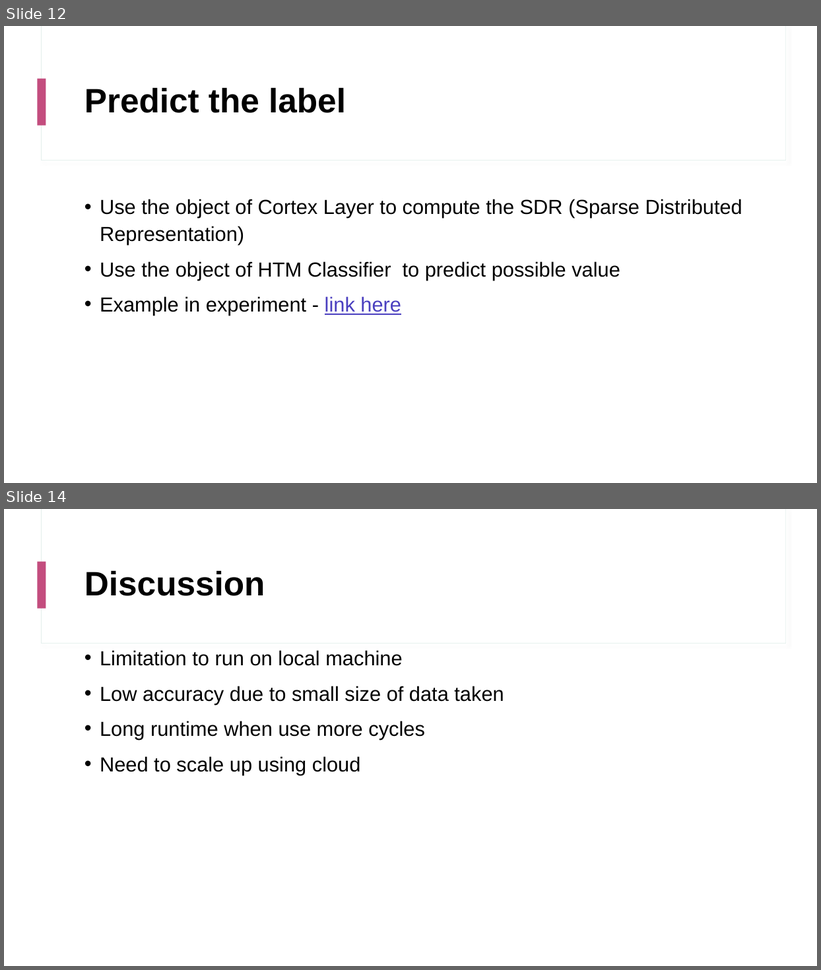
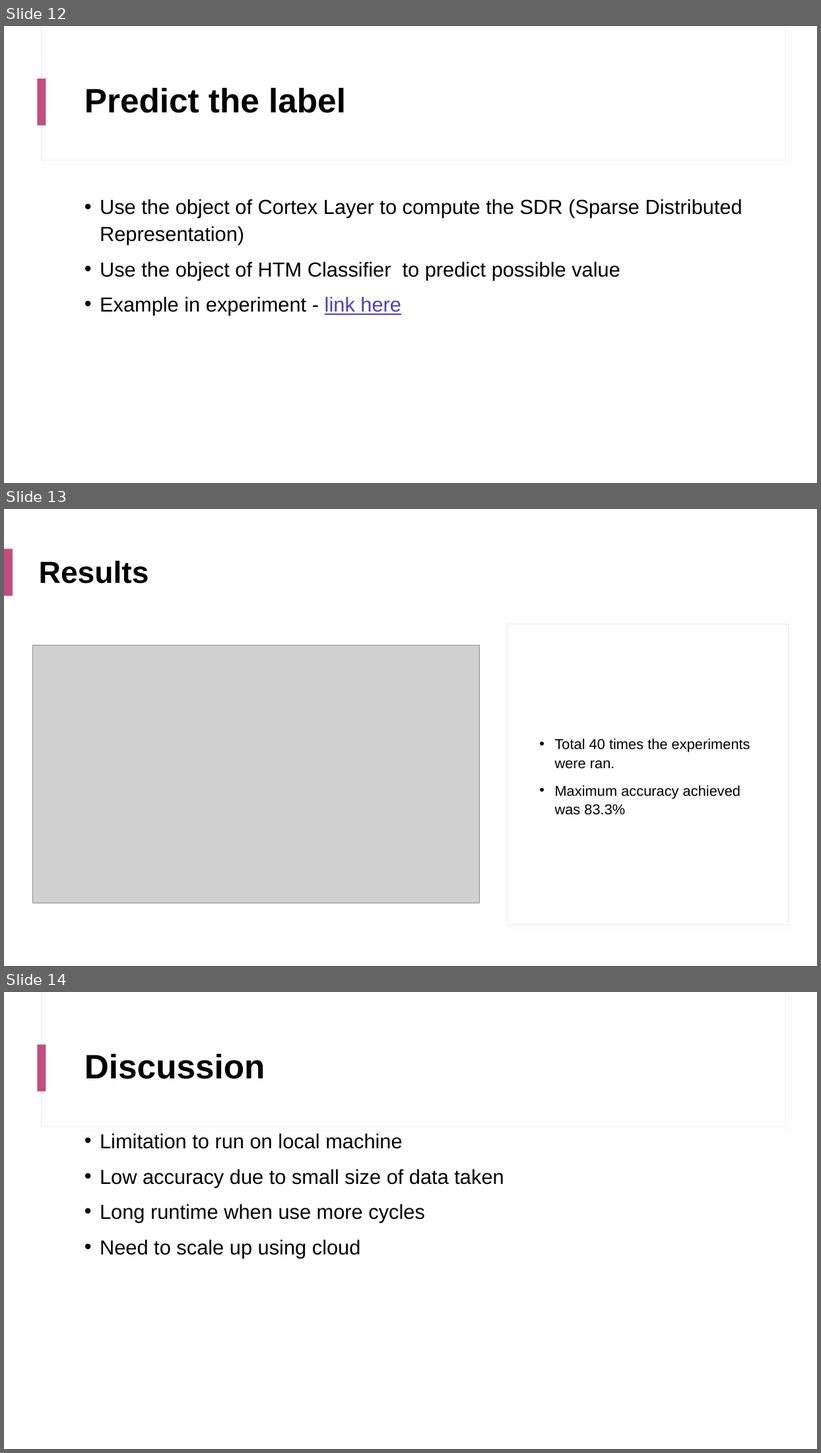
Before and after one commit to i-am-mandar/neocortexapi, a slide deck: source/MySEProject/Documentation/Project Presentation.pptx. Shown one above the other, each under a label of ours: slides 12 and 14 before the commit, slides 12, 13 and 14 after it; the slides between them are not shown. The pictures are 821x970 and 821x1453 pixels, drawn with LibreOffice and Linux fonts; fonts in the diff are those of the drawing; grey boxes stand for pictures. Boxes give left, top, right and bottom in pixels: in the first picture for what was removed or moved away, otherwise in the second. Text is boxed around its words. In the diff, an @@ line names an element or a change of style, - is before the commit and + after.

```diff
--- a/source/MySEProject/Documentation/Project Presentation.pptx
+++ b/source/MySEProject/Documentation/Project Presentation.pptx
@@ slide 13 added at <box>4,509,817,966</box>, background #FFFFFF; not listed: 2 template elements that a slide beside it also shows @@
@@ rectangle added at <box>4,509,817,966</box>, fill #FFFFFF @@
@@ rectangle added at <box>4,549,13,595</box>, fill #C34D7E @@
@@ title added at <box>39,560,149,584</box>, 36 pt, text #000000, bold @@
+Results
@@ rectangle added at <box>507,624,789,925</box>, fill #FFFFFF, outline #E3EFEC 0.75 pt @@
@@ picture added at <box>32,645,480,903</box> @@
@@ text added at <box>555,739,750,815</box>, 17 pt, text #000000 @@
+• Total 40 times the experiments were ran.
+• Maximum accuracy achieved was 83.3%
```
Also in this commit, not shown: 1 slide removed.
